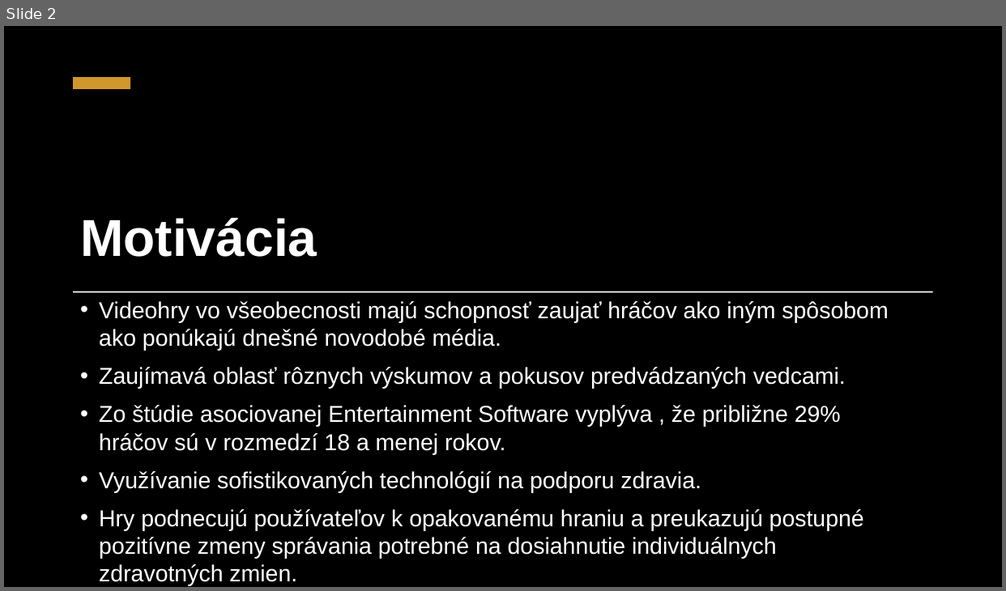
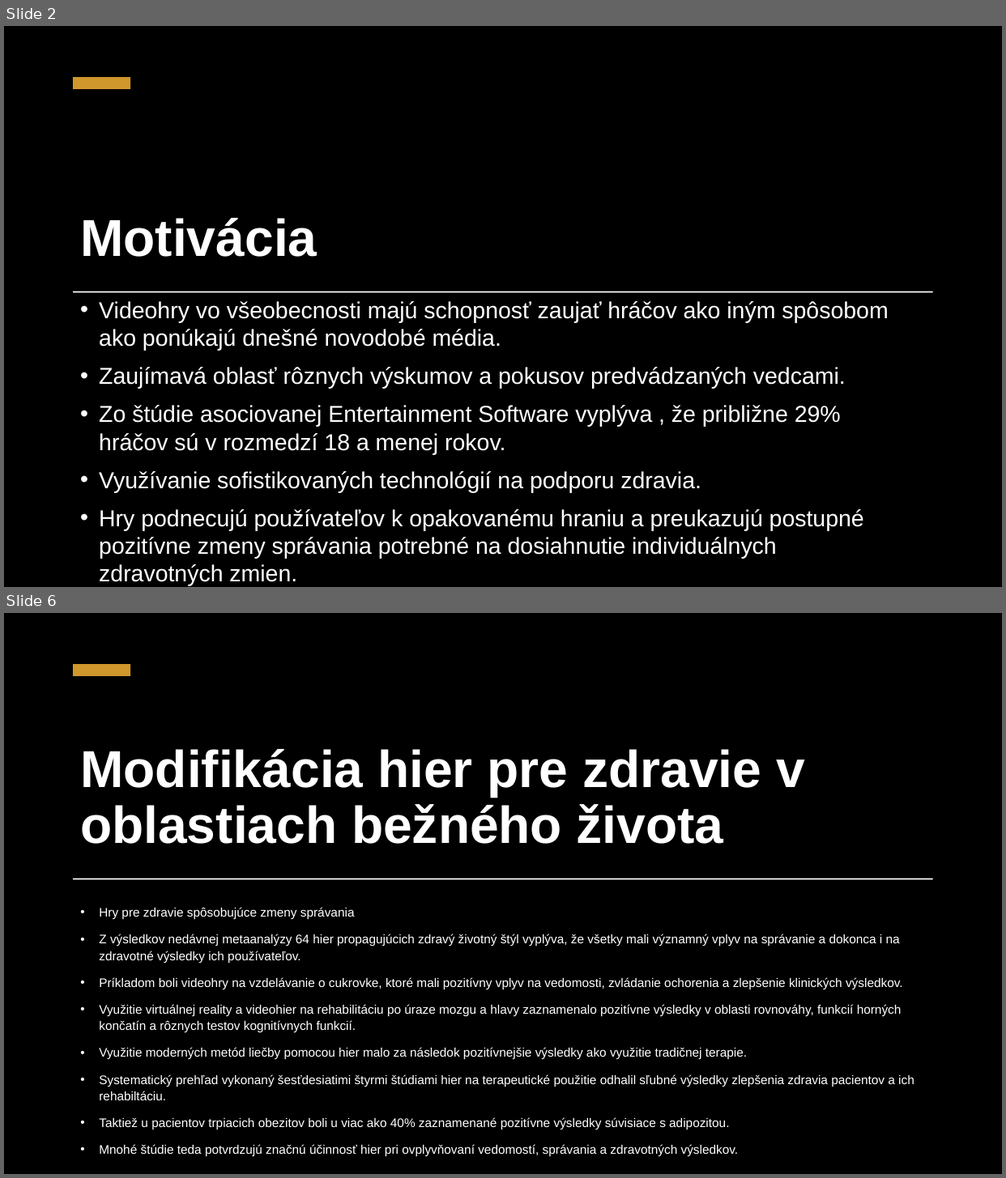
Before and after one commit to K1ko/MIP_Clanok, a slide deck: MIP_Článok_Prezentácia.pptx. Shown one above the other, each under a label of ours: slide 2 before the commit, slides 2 and 6 after it; the slides between them are not shown. The pictures are 1006x591 and 1006x1178 pixels, drawn with LibreOffice and Linux fonts; fonts in the diff are those of the drawing; background and template pictures are left out. Boxes give left, top, right and bottom in pixels: in the first picture for what was removed or moved away, otherwise in the second. Text is boxed around its words. In the diff, an @@ line names an element or a change of style, - is before the commit and + after.

```diff
--- a/MIP_Článok_Prezentácia.pptx
+++ b/MIP_Článok_Prezentácia.pptx
@@ slide 6 added at (4,613,1002,1174), background picture (left out); not listed: 2 template elements that a slide beside it also shows @@
@@ rectangle added at (4,613,1002,1174), fill #000000 @@
@@ rectangle added at (73,664,131,676), fill #CF972C @@
@@ title added at (80,749,805,844), 50 pt, text #FFFFFF, bold @@
+Modifikácia hier pre zdravie v oblastiach bežného života
@@ rectangle added at (73,878,933,879), fill #FFFFFF @@
@@ text added at (99,907,914,1157), 12 pt, text #FFFFFF @@
+• Hry pre zdravie spôsobujúce zmeny správania
+• Z výsledkov nedávnej metaanalýzy 64 hier propagujúcich zdravý životný štýl vyplýva, že všetky mali významný vplyv na správanie a dokonca i na zdravotné výsledky ich používateľov.
+• Príkladom boli videohry na vzdelávanie o cukrovke, ktoré mali pozitívny vplyv na vedomosti, zvládanie ochorenia a zlepšenie klinických výsledkov.
+• Využitie virtuálnej reality a videohier na rehabilitáciu po úraze mozgu a hlavy zaznamenalo pozitívne výsledky v oblasti rovnováhy, funkcií horných končatín a rôznych testov kognitívnych funkcií.
+• Využitie moderných metód liečby pomocou hier malo za následok pozitívnejšie výsledky ako využitie tradičnej terapie.
+• Systematický prehľad vykonaný šesťdesiatimi štyrmi štúdiami hier na terapeutické použitie odhalil sľubné výsledky zlepšenia zdravia pacientov a ich rehabiltáciu.
+• Taktiež u pacientov trpiacich obezitov boli u viac ako 40% zaznamenané pozitívne výsledky súvisiace s adipozitou.
+• Mnohé štúdie teda potvrdzujú značnú účinnosť hier pri ovplyvňovaní vedomostí, správania a zdravotných výsledkov.
```
Also in this commit, not shown: 1 slide changed, 5 other slides added, 6 slides removed, 1 other file.
